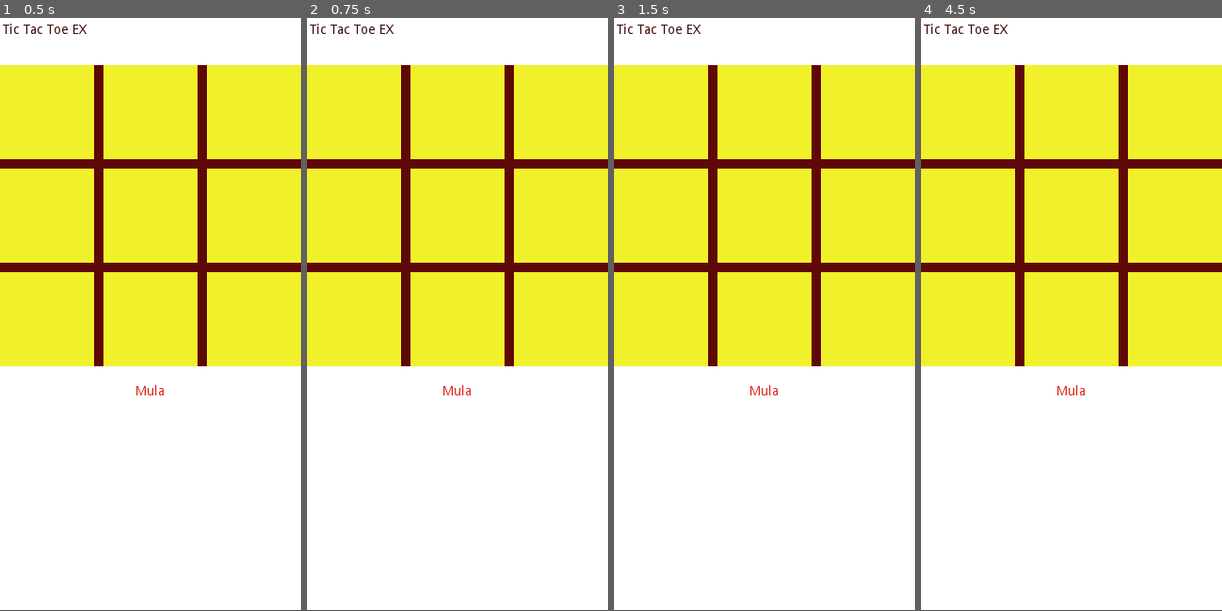
Above: before the commit, frames 1-4 (left to right).
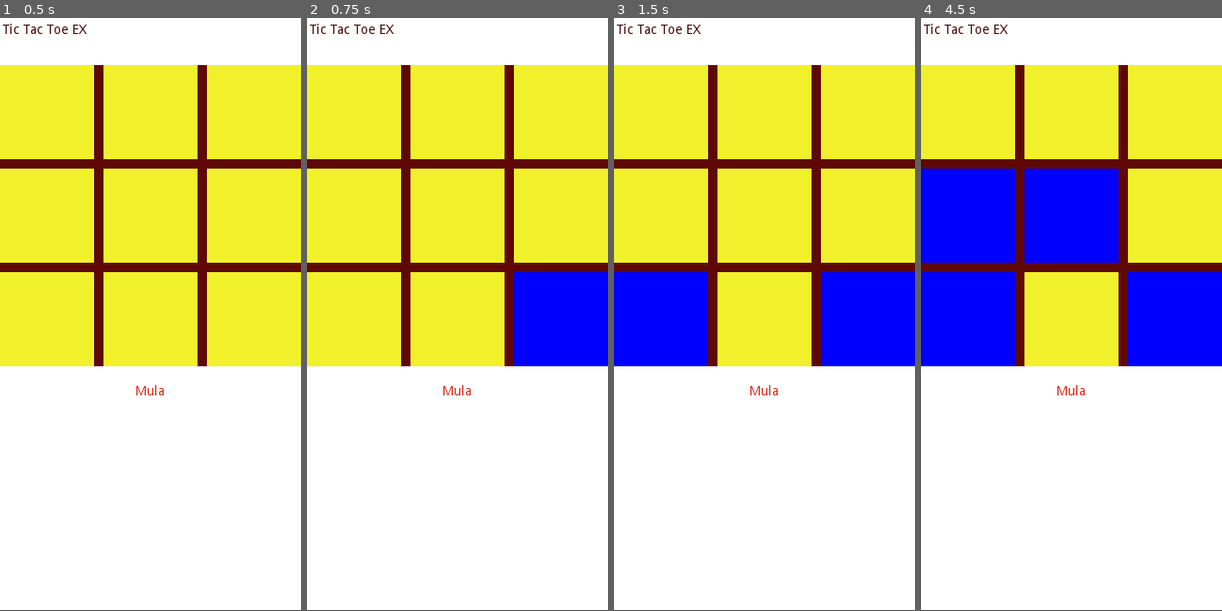
Above: after the commit, the same moments.

Repository: sanijalal/tictactoe-godot
Game: Godot game, scene res://MainScene.tscn
Two runs of this game, one before a commit and one after it. Both use one fixed random seed, a clock stepped at 60 frames per second and the inputs below.
Inputs (mouse positions are in pixels of both pictures, inside the frame that each line leads up to):
- Up to frame 1 (0.5 s): no input
- Up to frame 2 (0.75 s): tap Enter at 0.5 s; move the mouse to (523, 278) at 0.52 s; click (523, 278) at 0.67 s
- Up to frame 3 (1.5 s): tap Space at 1.25 s; move the mouse to (704, 338) at 1.27 s; click (704, 338) at 1.42 s
- Up to frame 4 (4.5 s): tap Enter at 2, 3.5 s; move the mouse to (1101, 178) at 2.02 s; click (1101, 178) at 2.17 s; tap Space at 2.75, 4.25 s; move the mouse to (1056, 433) at 2.77 s; click (1056, 433) at 2.92 s; move the mouse to (1161, 397) at 3.52 s; click (1161, 397) at 3.67 s; move the mouse to (981, 219) at 4.27 s; click (981, 219) at 4.42 s

Frame 1 is identical in both runs. In frame 2, 5.0% of the frame differs, in the area x 68-100%, y 42-59%; in frame 3, 9.9%; in frame 4, 20%, in the area x 0-100%, y 25-59%.

Commit message:
Add box selection logic.

Diff:
--- a/MainScene.gd
+++ b/MainScene.gd
@@ -1,19 +1,64 @@
 extends Node2D
 
-
-# Declare member variables here. Examples:
-# var a = 2
-# var b = "text"
-
-
-# Called when the node enters the scene tree for the first time.
 func _ready():
 	pass # Replace with function body.
 
-
-# Called every frame. 'delta' is the elapsed time since the previous frame.
-#func _process(delta):
-#	pass
 func _input(event):
 	if event is InputEventMouseButton && event.is_pressed():
-		print("Pressed")
+		#print("Pressed")
+		print(event.position.x)
+		print(event.position.y)
+		var boxIndex = getBoxIndex(event.position.x, event.position.y)
+		selectBox(boxIndex)
+
+
+func getBoxIndex(x, y):
+	if x < 100:
+		if y < 160:
+			return 0
+		elif y > 170 && y < 270:
+			return 3
+		elif y > 280 && y < 380:
+			return 6
+	elif x > 110 && x < 210:
+		if y < 160:
+			return 1
+		elif y > 170 && y < 270:
+			return 4
+		elif y > 280 && y < 380:
+			return 7
+	elif x > 220:
+		if y < 160:
+			return 2
+		elif y > 170 && y < 270:
+			return 5
+		elif y > 280 && y < 380:
+			return 8
+	return -1
+
+func selectBox(index):
+	#print("Select Box " + String(index))
+	if index == -1:
+		return
+
+	var boxSelected;
+	if index == 0:
+		boxSelected = $Rect0
+	elif index == 1:
+		boxSelected = $Rect1
+	elif index == 2:
+		boxSelected = $Rect2
+	elif index == 3:
+		boxSelected = $Rect3
+	elif index == 4:
+		boxSelected = $Rect4
+	elif index == 5:
+		boxSelected = $Rect5
+	elif index == 6:
+		boxSelected = $Rect6
+	elif index == 7:
+		boxSelected = $Rect7
+	elif index == 8:
+		boxSelected = $Rect8
+
+	boxSelected.color = Color(0,0,255)
